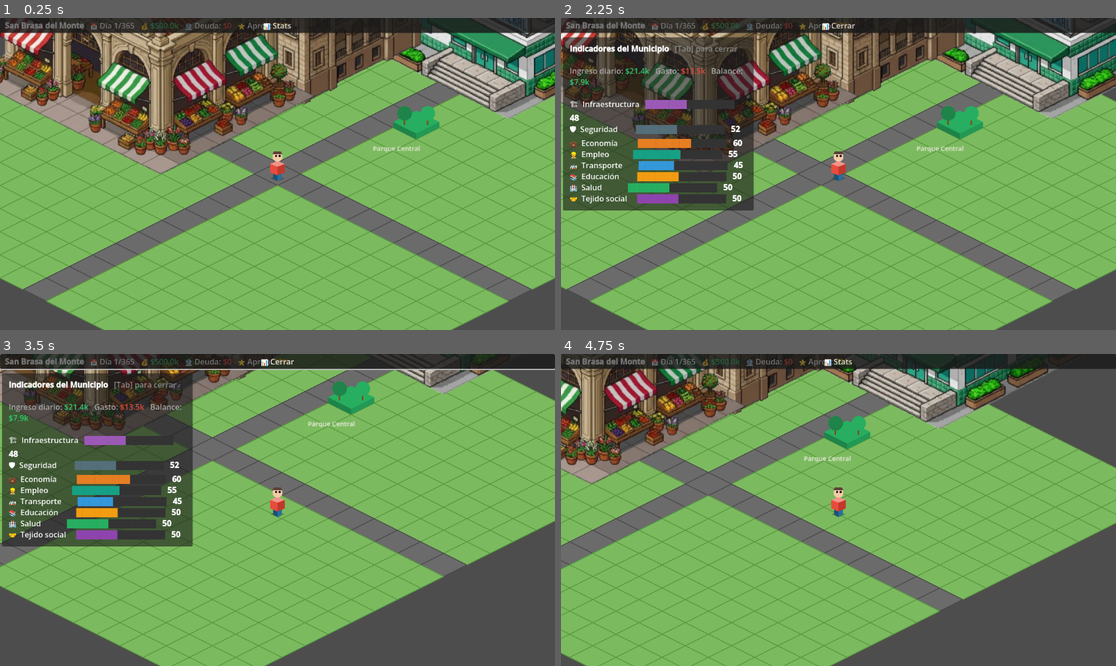
Above: before the commit, frames 1-4 (two rows, left to right).
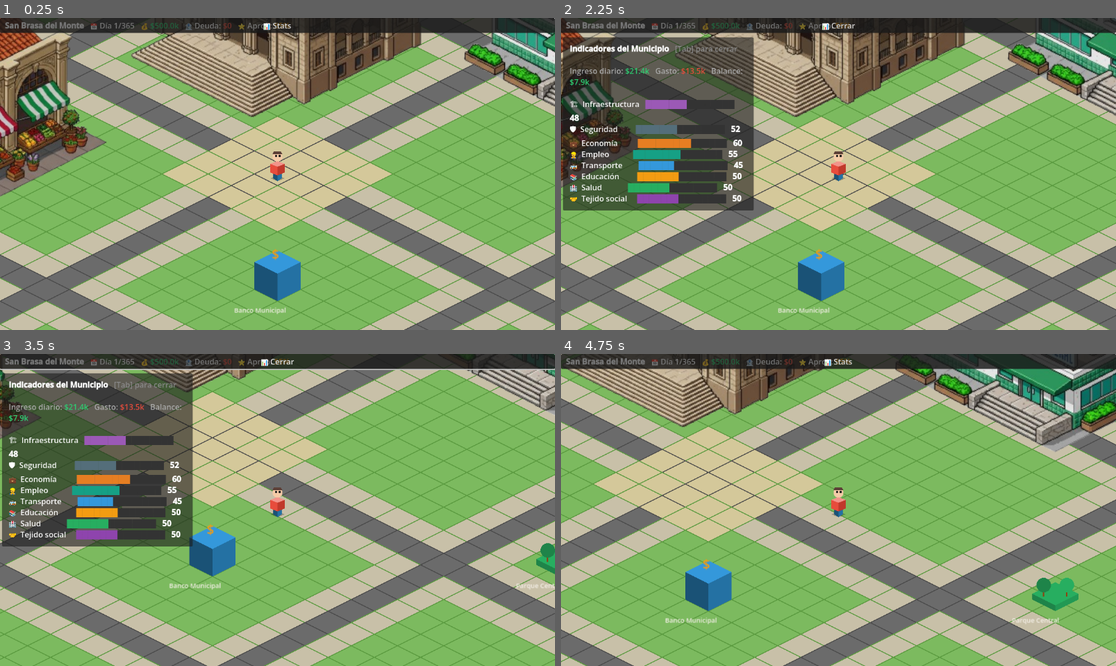
Above: after the commit, the same moments.

Repository: Edmex22/JUEGO-DEL-bajiO
Game: Godot game, scene res://main.tscn
The game is run twice, just before and just after one commit, with the same random seed, the same clock (stepped at 60 frames per second) and the same inputs. The engine's default icon, where the game draws it, is replaced by a stand-in: a white triangle on a blue panel in a dark square.
Inputs (mouse positions are in pixels of both pictures, inside the frame that each line leads up to):
- Up to frame 1 (0.25 s): no input
- Up to frame 2 (2.25 s): click "📊 Stats" at 0.5 s; click "📊 Cerrar" at 1.25 s; tap Enter (ui_accept) at 2 s; move the mouse to (960, 158) at 2.02 s; hold D (move_right) from 2.03 s (still down); tap E (interact) at 2.1 s; click (960, 158) at 2.17 s
- Up to frame 3 (3.5 s): tap Enter (ui_accept) at 2.27, 3.02 s; move the mouse to (166, 525) at 2.77 s; release D (move_right) at 2.78 s; hold S (move_down) from 2.78 s (still down); tap Tab at 2.85 s
- Up to frame 4 (4.75 s): move the mouse to (894, 441) at 3.52 s; release S (move_down) at 3.53 s; hold D (move_right) 3.53-4.28 s; tap E (interact) at 3.6 s; move the mouse to (810, 572) at 4.27 s; hold W (move_up) from 4.28 s (still down); tap Tab at 4.35 s; click (810, 572) at 4.42 s; tap Enter (ui_accept) at 4.52 s

The runs differ from the first frame. In frame 1, 53% of the frame differs, in the area x 0-100%, y 0-100%; in frame 2, 46%; in frame 3, 51%; in frame 4, 56%.

Commit message:
feat: mapa 40x40 con calles y plaza central, edificios bien separados
- mapa.gd: 40x40 tiles, calles en col/fila 9/19/29, plaza central cols 17-21
- Banquetas adyacentes a calles para más detalle urbano
- Edificios reposicionados con ~480px de separación entre ellos
- InteractionLabel movido a pie de pantalla (centrado, no tapa HUD)
- Jugador y posicion_exterior actualizados al centro del nuevo mapa

Co-Authored-By: Claude Opus 4.8 <noreply@anthropic.com>
Claude-Session: https://claude.ai/code/session_013ABLjw4tJ4gWc96d8ikdtv

Diff:
--- a/main.tscn
+++ b/main.tscn
@@ -32,7 +32,7 @@
 script = ExtResource("5_eventos")
 
 [node name="Player" type="CharacterBody2D" parent="." groups=["player"]]
-position = Vector2(0, 288)
+position = Vector2(0, 608)
 script = ExtResource("1_ig7tw")
 
 [node name="PlayerSprite" type="Node2D" parent="Player"]
@@ -46,7 +46,7 @@
 script = ExtResource("12_camara")
 
 [node name="PresidenciaMunicipal" type="Node2D" parent="."]
-position = Vector2(0, 128)
+position = Vector2(0, 448)
 script = ExtResource("3_h2yge")
 tipo = 0
 nombre_edificio = "Presidencia Municipal"
@@ -59,8 +59,10 @@
 shape = SubResource("Shape_interact")
 
 [node name="MercadoMunicipal" type="Node2D" parent="."]
-position = Vector2(-192, 224)
-script = ExtResource("3_h2yge")
+position = Vector2(-480, 608)
+script = ExtResource("3_h2yge")
+tipo = 1
+nombre_edificio = "Mercado Municipal"
 sprite_dia = ExtResource("13_merc")
 
 [node name="InteractionArea" type="Area2D" parent="MercadoMunicipal"]
@@ -69,8 +71,10 @@
 shape = SubResource("Shape_interact")
 
 [node name="ParqueCentral" type="Node2D" parent="."]
-position = Vector2(192, 224)
-script = ExtResource("3_h2yge")
+position = Vector2(480, 768)
+script = ExtResource("3_h2yge")
+tipo = 2
+nombre_edificio = "Parque Central"
 
 [node name="InteractionArea" type="Area2D" parent="ParqueCentral"]
 
@@ -78,8 +82,10 @@
 shape = SubResource("Shape_interact")
 
 [node name="OficinasSAT" type="Node2D" parent="."]
-position = Vector2(-320, 96)
-script = ExtResource("3_h2yge")
+position = Vector2(-480, 288)
+script = ExtResource("3_h2yge")
+tipo = 3
+nombre_edificio = "Oficinas del SAT"
 
 [node name="InteractionArea" type="Area2D" parent="OficinasSAT"]
 
@@ -87,8 +93,10 @@
 shape = SubResource("Shape_interact")
 
 [node name="Hospital" type="Node2D" parent="."]
-position = Vector2(320, 96)
-script = ExtResource("3_h2yge")
+position = Vector2(480, 448)
+script = ExtResource("3_h2yge")
+tipo = 4
+nombre_edificio = "Hospital General"
 sprite_dia = ExtResource("14_hosp")
 
 [node name="InteractionArea" type="Area2D" parent="Hospital"]
@@ -97,8 +105,10 @@
 shape = SubResource("Shape_interact")
 
 [node name="Banco" type="Node2D" parent="."]
-position = Vector2(0, 32)
-script = ExtResource("3_h2yge")
+position = Vector2(0, 768)
+script = ExtResource("3_h2yge")
+tipo = 5
+nombre_edificio = "Banco Municipal"
 
 [node name="InteractionArea" type="Area2D" parent="Banco"]
 
@@ -109,10 +119,15 @@
 
 [node name="InteractionLabel" type="Label" parent="UI"]
 visible = false
-offset_left = 20.0
-offset_top = 20.0
-offset_right = 420.0
-offset_bottom = 60.0
+anchors_preset = 7
+anchor_left = 0.0
+anchor_top = 1.0
+anchor_right = 1.0
+anchor_bottom = 1.0
+offset_top = -80.0
+offset_bottom = -44.0
+grow_vertical = 0
+horizontal_alignment = 1
 text = "Presiona E para interactuar"
 
 [node name="GovernmentPanel" type="Panel" parent="UI"]
--- a/scripts/GameState.gd
+++ b/scripts/GameState.gd
@@ -3,7 +3,7 @@
 signal dia_avanzado(dia: int)
 
 # Posición donde el jugador debe aparecer al regresar del interior
-var posicion_jugador_exterior: Vector2 = Vector2(0, 288)
+var posicion_jugador_exterior: Vector2 = Vector2(0, 608)
 
 var municipio_nombre: String = "San Brasa del Monte"
 var dia_actual: int = 1
--- a/scripts/mapa.gd
+++ b/scripts/mapa.gd
@@ -1,43 +1,57 @@
 extends Node2D
 
-const COLS: int = 20
-const FILAS: int = 20
+const COLS:  int = 40
+const FILAS: int = 40
 
-# Paleta día (del documento técnico)
 const COLOR_PASTO   := Color("#7CBA5F")
 const COLOR_BORDE   := Color("#5A9A3F")
 const COLOR_CAMINO  := Color("#6B6B6B")
 const COLOR_BORDE_C := Color("#4A4A4A")
+const COLOR_BANQUETA := Color("#C8C0A8")
+const COLOR_PLAZA   := Color("#D4C89A")
 
-# Celdas que son camino (col, fila)
-const _CAMINOS := [
-	Vector2i(9,0), Vector2i(9,1), Vector2i(9,2), Vector2i(9,3),
-	Vector2i(9,4), Vector2i(9,5), Vector2i(9,6), Vector2i(9,7),
-	Vector2i(9,8), Vector2i(9,9), Vector2i(9,10), Vector2i(9,11),
-	Vector2i(9,12), Vector2i(9,13), Vector2i(9,14), Vector2i(9,15),
-	Vector2i(9,16), Vector2i(9,17), Vector2i(9,18), Vector2i(9,19),
-	Vector2i(0,9), Vector2i(1,9), Vector2i(2,9), Vector2i(3,9),
-	Vector2i(4,9), Vector2i(5,9), Vector2i(6,9), Vector2i(7,9),
-	Vector2i(8,9), Vector2i(10,9), Vector2i(11,9), Vector2i(12,9),
-	Vector2i(13,9), Vector2i(14,9), Vector2i(15,9), Vector2i(16,9),
-	Vector2i(17,9), Vector2i(18,9), Vector2i(19,9),
-]
-
+# Calles principales: columna 19 (vertical) y fila 19 (horizontal)
+# Calles secundarias: col 9, col 29, fila 9, fila 29
+# Plaza central: cols 17-21, filas 17-21
 
 func _draw() -> void:
 	for fila in range(FILAS):
 		for col in range(COLS):
 			var centro := GridIso.grid_a_pantalla(col, fila)
-			var es_camino := Vector2i(col, fila) in _CAMINOS
-			var color := COLOR_CAMINO if es_camino else COLOR_PASTO
-			var borde := COLOR_BORDE_C if es_camino else COLOR_BORDE
+			var color  := _color_tile(col, fila)
+			var borde  := _borde_tile(col, fila)
 			_dibujar_tile(centro, color, borde)
+
+
+func _color_tile(col: int, fila: int) -> Color:
+	# Plaza central
+	if col >= 17 and col <= 21 and fila >= 17 and fila <= 21:
+		return COLOR_PLAZA
+	# Calles principales
+	if col == 19 or fila == 19:
+		return COLOR_CAMINO
+	# Calles secundarias
+	if col == 9 or col == 29 or fila == 9 or fila == 29:
+		return COLOR_CAMINO
+	# Banquetas (adyacentes a calles principales)
+	if col == 18 or col == 20 or fila == 18 or fila == 20:
+		return COLOR_BANQUETA
+	if col == 8 or col == 10 or col == 28 or col == 30:
+		return COLOR_BANQUETA
+	if fila == 8 or fila == 10 or fila == 28 or fila == 30:
+		return COLOR_BANQUETA
+	return COLOR_PASTO
+
+
+func _borde_tile(col: int, fila: int) -> Color:
+	if col == 19 or fila == 19 or col == 9 or col == 29 or fila == 9 or fila == 29:
+		return COLOR_BORDE_C
+	return COLOR_BORDE
 
 
 func _dibujar_tile(centro: Vector2, relleno: Color, borde: Color) -> void:
 	var verts := GridIso.vertices_rombo(centro)
 	draw_colored_polygon(verts, relleno)
-	# Borde
 	draw_line(verts[0], verts[1], borde, 1.0)
 	draw_line(verts[1], verts[2], borde, 1.0)
 	draw_line(verts[2], verts[3], borde, 1.0)
